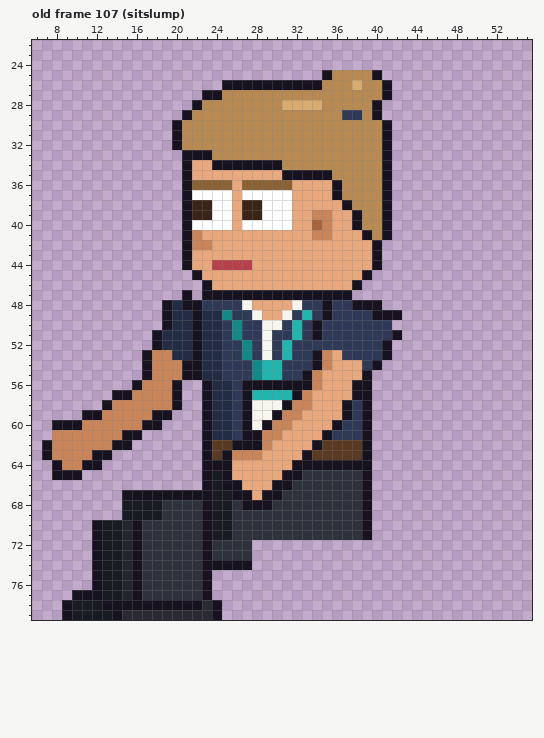
Pixel-art file: sprites/expo/expo_regdesk_left_anim.aseprite. The picture above was drawn from the file before the commit.
64x80 pixels, 129 frames. Colours within 5 levels of each other are drawn and written as one. Shown: old frame 107 (sitslump): x 6..55, y 22..79. The commit also changed other frames, which this record leaves out.
Once edited:
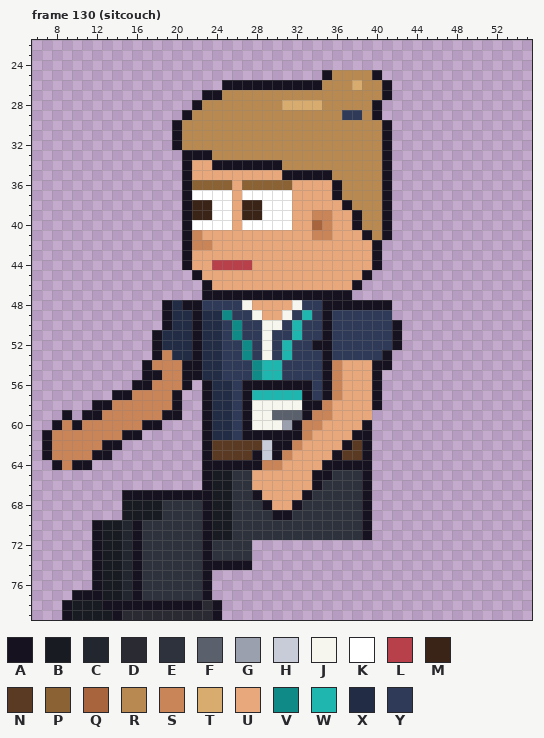
Palette (. is transparent): A #17121f  B #181b22  C #22262e  D #2a2a33  E #2e323c  F #5a606c  G #9aa0ae  H #c8ccd8  J #f6f6ee  K #ffffff  L #b8404a  M #3a2418  N #5a3a22  P #8a6234  Q #a8643c  R #b88a52  S #c98458  T #d8ac6e  U #e8a87c  V #0f8a86  W #1fb6b0  X #222c44  Y #2e3a58
A new or re-ordered frame is compared with the old frame closest to it.
Changes in this commit:
frames 129 -> 135
Changed rows in their new state; - is an unchanged pixel.
Frame 130 (sitcouch) is new; against old frame 107 (sitslump), layers "Near Arm", "Back Arm":
first column x 7:
47 --------------.---------------------
48 -----------------------------AA---A-
49 ---------------------------------YY.
50 ---------------------------YA------A
51 ---------------------------YA-------
52 ---------------------------AA-----YA
53 ----------.A---------------YAY------
54 ---------------------------YAS--U-A-
55 -----------A--------------YYAS--UA--
56 ----------A--SA------------YAS-UUA--
57 -------------------------WAYAS-UUA--
58 -----A------------------JJAAS-UUUA--
59 --A--------S-A---------FFFASS-UUU---
60 --S-------------------JJGASS-UUU----
61 A---------------------AAAAS-UUUA----
62 ------A-.----------NNNHAAS-UUUA-----
63 ------------------NNNAHAS-UUUA------
64 ---A-.-------------AAASS-UUU--------
65 -...--------------BEE---UUUAA-------
66 ------------------BEE--UUUUA--------
67 -------------------EEAUUUUA---------
68 --------------------EE-UUA----------
69 -----------------------AA-----------
Where, in picture pixels (left, top, right, bottom), the same in both pictures:
erased: (182, 290, 192, 300)
changed: (222, 300, 402, 520)
changed: (42, 350, 192, 480)
